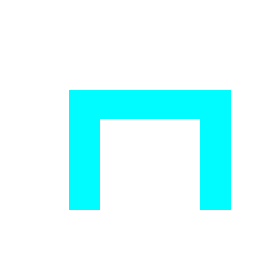
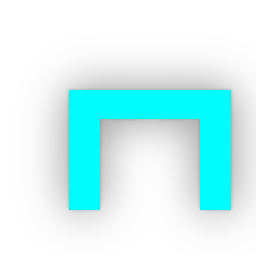
Comparing the layer stacks of the two 256 × 256 images. Changes:
added layer "Layer 1" above "Background" over [25, 46, 256, 248]
